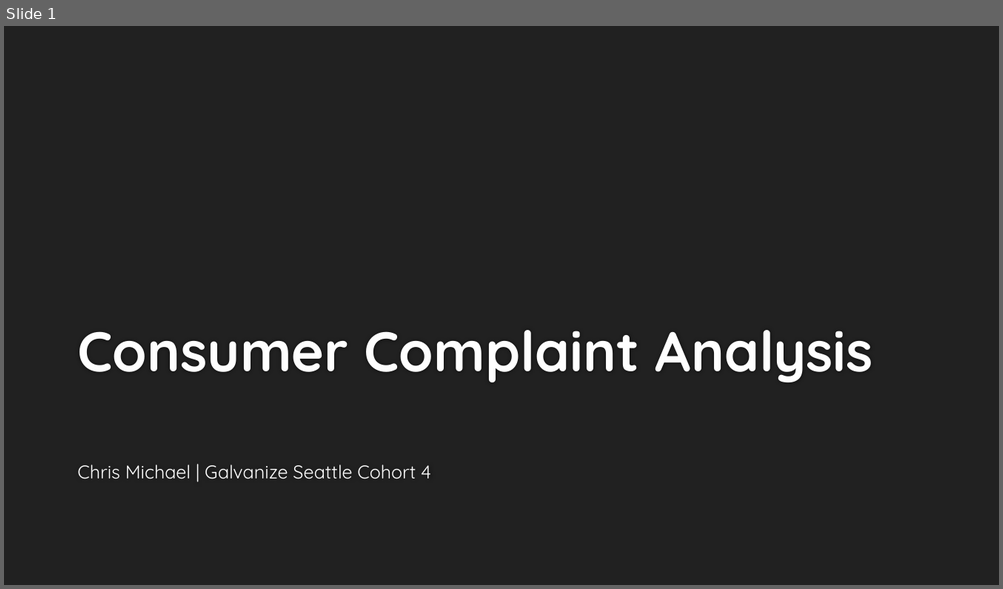
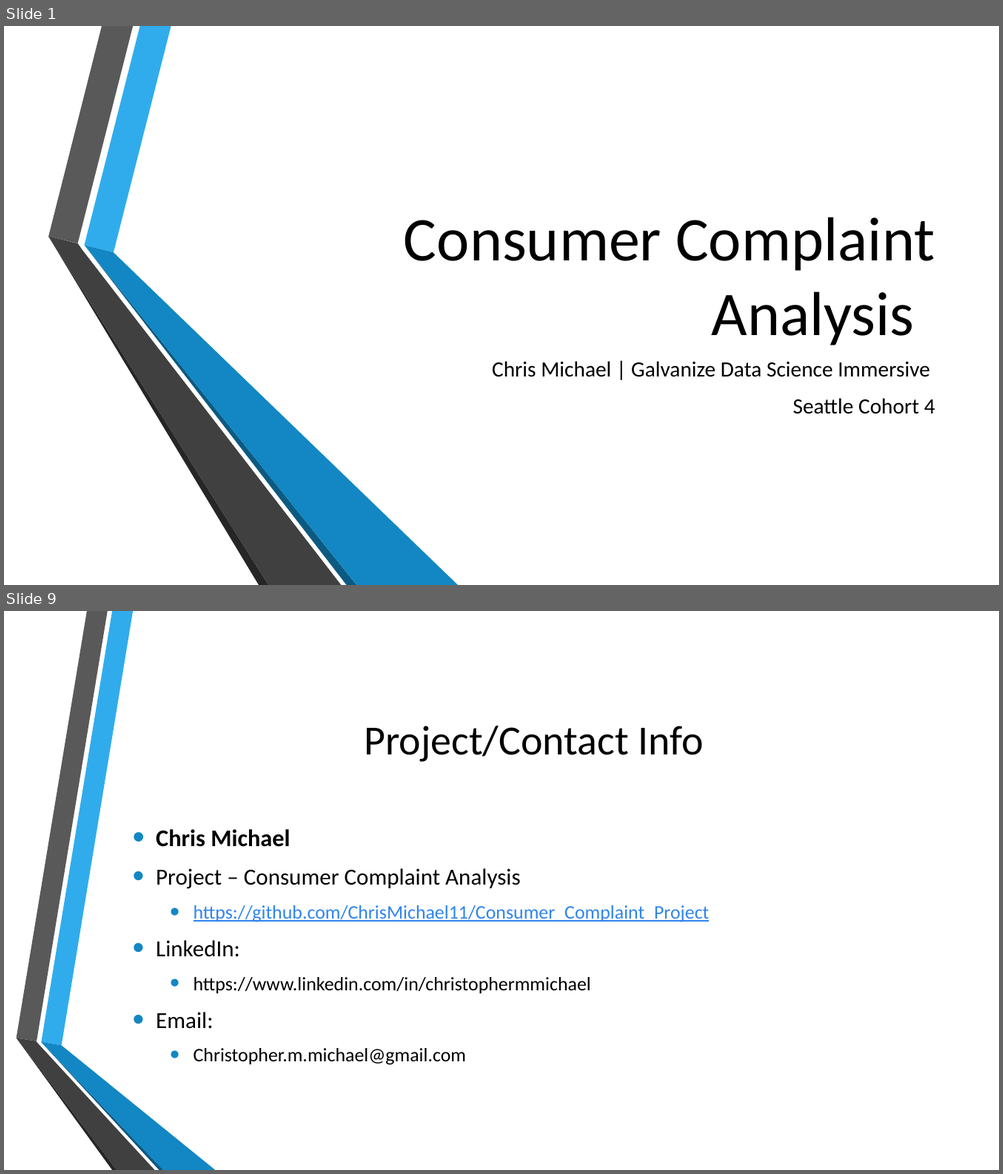
Before and after one commit to ChrisMichael11/Consumer_Complaint_Project, a slide deck: ppt/Consumer_Complaints.pptx. Shown one above the other, each under a label of ours: slide 1 before the commit, slides 1 and 9 after it; the slides between them are not shown. The pictures are 1003x589 and 1003x1174 pixels, drawn with LibreOffice and Linux fonts; fonts in the diff are those of the drawing; background and template pictures are left out. Boxes give left, top, right and bottom in pixels: in the first picture for what was removed or moved away, otherwise in the second. Text is boxed around its words. In the diff, an @@ line names an element or a change of style, - is before the commit and + after.

```diff
--- a/ppt/Consumer_Complaints.pptx
+++ b/ppt/Consumer_Complaints.pptx
@@ slide 9 added at (4, 611, 999, 1170), background picture (left out) @@
@@ title added at (364, 726, 703, 762), 40 pt, text #000000 @@
+Project/Contact Info
@@ text added at (156, 829, 709, 1065), 18.5 pt, text #000000 @@
+• Chris Michael
+• Project – Consumer Complaint Analysis
+  • https://github.com/ChrisMichael11/Consumer_Complaint_Project
+• LinkedIn:
+  • https://www.linkedin.com/in/christophermmichael
+• Email:
+  • Christopher.m.michael@gmail.com
@@ group added at (16, 611, 215, 1170): 6 freeform shapes @@
@@ slide 1 changed as well @@
@@ background #212121 to picture (left out) @@
@@ title "Consumer Complaint Analysis": place and size @@
-title "Consumer Complaint Analysis" at (77, 330, 873, 383)
+title "Consumer Complaint Analysis" at (404, 217, 934, 346)
@@ title "Consumer Complaint Analysis" at (404, 217, 934, 346): size 54 to 60 pt, font Quicksand to Calibri, text colour #FEFEFE to #000000, bold off; alignment left to right @@
@@ group added at (48, 26, 458, 585): 6 freeform shapes @@
@@ subtitle at (492, 361, 935, 414): text changed; size 18 to 21 pt; font Quicksand to Calibri; text colour #FFFFFF to #000000 @@
-Chris Michael | Galvanize Seattle Cohort 4
+Chris Michael | Galvanize Data Science Immersive
+Seattle Cohort 4
```
Also in this commit, not shown: 3 other slides changed, 5 other slides added, 4 slides removed, 13 other files.
